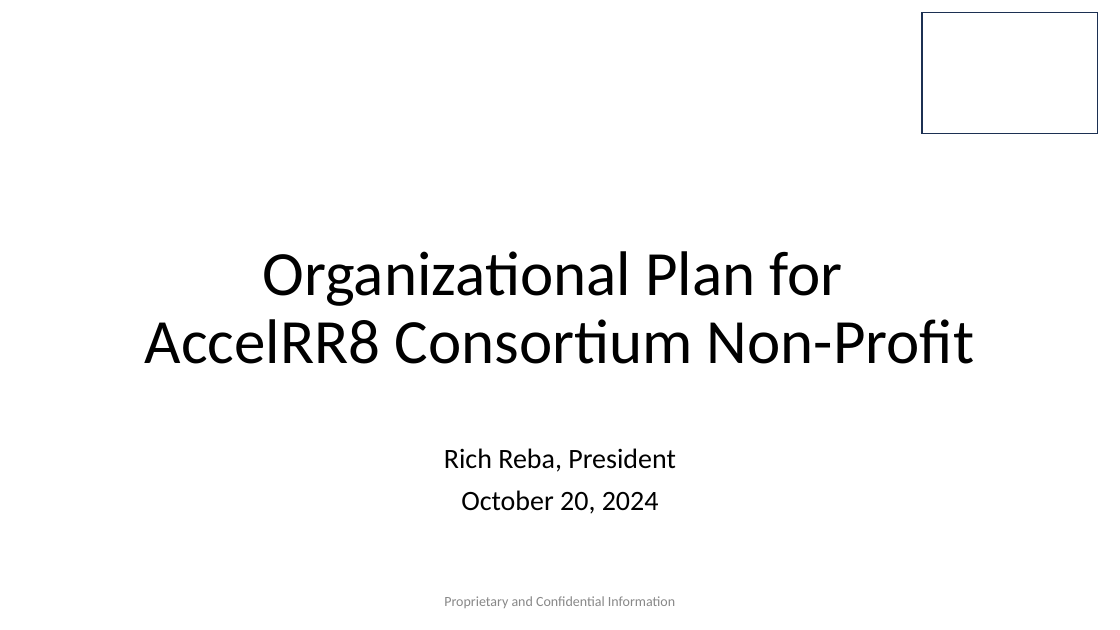
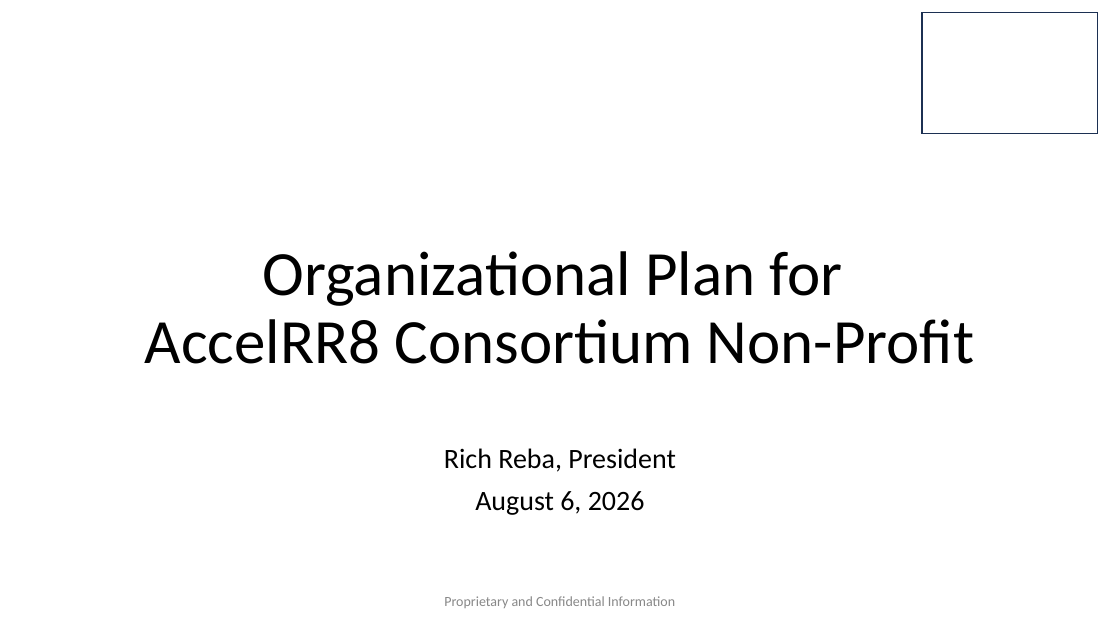
Before and after one commit to AccelRR8-Consortium-NonProfit/Management-Public, a slide deck: slide 1 of docs/1_Integration/1a_Governance/AccelRR8 Consortium Non-Profit Organization Plan.pptx. Drawn at 1120x630 pixels with LibreOffice and Linux fonts; fonts in the diff are those of the drawing; background and template pictures are left out. Boxes give left, top, right and bottom in pixels: in the first picture for what was removed or moved away, otherwise in the second. Text is boxed around its words. In the diff, an @@ line names an element or a change of style, - is before the commit and + after.

Commit message:
Updated Organization Plan

```diff
--- a/docs/1_Integration/1a_Governance/AccelRR8 Consortium Non-Profit Organization Plan.pptx
+++ b/docs/1_Integration/1a_Governance/AccelRR8 Consortium Non-Profit Organization Plan.pptx
@@ subtitle at (475, 491, 645, 515): text changed @@
-October 20, 2024
+August 6, 2026
```
Also in this commit, not shown: 5 other slides changed, 10 other files.
